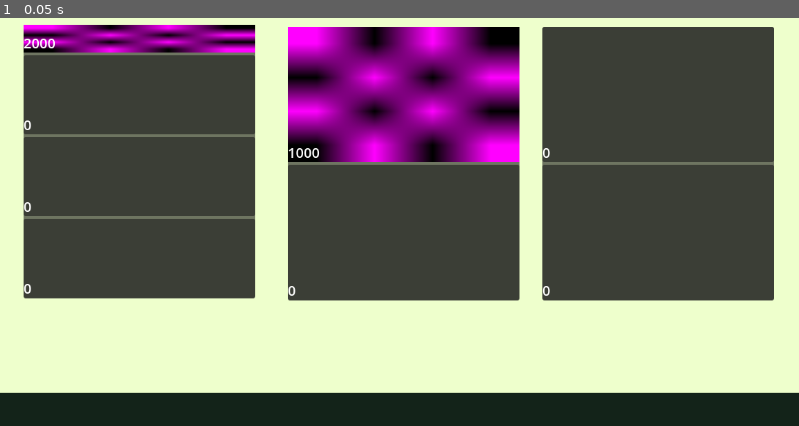
Above: before the commit, frame 1.
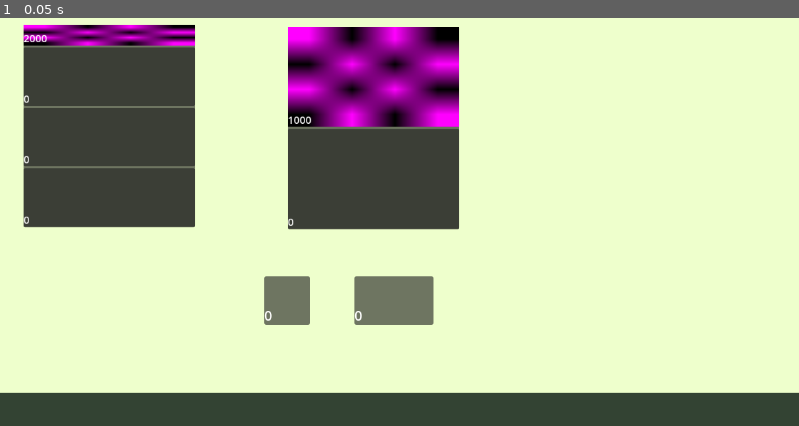
Above: after the commit, the same moment.

Repository: Yuoneeh/gerencia_de_memoria_projeto
Game: Godot game, scene res://scenes/game/main/main.tscn
Same seed, same stepped clock (60 frames per second), same inputs: the game is played once before the commit and once after it.
Inputs:
- Up to frame 1 (0.05 s): no input

The runs differ from the first frame. In frame 1, 55% of the frame differs, in the area x 0-100%, y 1-100%.

Commit message:
many things

Diff:
--- a/godot/projeto_gerencia_de_memoria_godot/project.godot
+++ b/godot/projeto_gerencia_de_memoria_godot/project.godot
@@ -12,5 +12,5 @@
 
 config/name="projeto_gerencia_de_memoria_godot"
 run/main_scene="uid://btbgvef6paept"
-config/features=PackedStringArray("4.4", "Forward Plus")
+config/features=PackedStringArray("4.5", "Forward Plus")
 config/icon="res://icon.svg"
--- a/godot/projeto_gerencia_de_memoria_godot/scenes/game/main/main.tscn
+++ b/godot/projeto_gerencia_de_memoria_godot/scenes/game/main/main.tscn
@@ -1,8 +1,10 @@
-[gd_scene load_steps=5 format=3 uid="uid://btbgvef6paept"]
+[gd_scene load_steps=7 format=3 uid="uid://btbgvef6paept"]
 
 [ext_resource type="Script" uid="uid://c46rintv655n1" path="res://scenes/game/main/main.gd" id="1_e63ou"]
 [ext_resource type="PackedScene" uid="uid://dkxhuctstis4o" path="res://scenes/objects/background/background.tscn" id="2_jses0"]
 [ext_resource type="PackedScene" uid="uid://dhjsxbkm1eh6" path="res://scenes/objects/memory_slot/slot.tscn" id="3_f8ky3"]
+[ext_resource type="PackedScene" uid="uid://fe31404hyflb" path="res://scenes/objects/memory_slot/passive_slot/passive_slot.tscn" id="4_61abd"]
+[ext_resource type="Script" uid="uid://37rwxae1t3uo" path="res://scenes/objects/program_base/program_base.gd" id="4_irboa"]
 
 [sub_resource type="Texture2DRD" id="Texture2DRD_61abd"]
 
@@ -15,17 +17,23 @@
 offset_top = 600.0
 offset_right = 1152.0
 offset_bottom = 648.0
-color = Color(0.0745098, 0.137255, 0.0980392, 1)
+color = Color(0.07450981, 0.13725491, 0.09803922, 0.85490197)
 
-[node name="process_panel" type="Control" parent="."]
+[node name="Control" type="Control" parent="."]
 layout_mode = 3
+anchors_preset = 0
+offset_right = 40.0
+offset_bottom = 40.0
+
+[node name="process_panel" type="Control" parent="Control"]
 anchors_preset = 0
 offset_left = 34.0
 offset_top = 69.0
 offset_right = 368.0
 offset_bottom = 464.0
+scale = Vector2(0.74, 0.74)
 
-[node name="PanelContainer" type="PanelContainer" parent="process_panel"]
+[node name="PanelContainer" type="PanelContainer" parent="Control/process_panel"]
 layout_mode = 1
 anchors_preset = 15
 anchor_right = 1.0
@@ -33,44 +41,45 @@
 grow_horizontal = 2
 grow_vertical = 2
 
-[node name="VBoxContainer" type="VBoxContainer" parent="process_panel"]
+[node name="VBoxContainer" type="VBoxContainer" parent="Control/process_panel"]
 layout_mode = 0
 offset_right = 334.0
 offset_bottom = 394.0
 
-[node name="GridContainer" type="GridContainer" parent="process_panel/VBoxContainer"]
+[node name="GridContainer" type="GridContainer" parent="Control/process_panel/VBoxContainer"]
 layout_mode = 2
 size_flags_vertical = 3
 
-[node name="slot" parent="process_panel/VBoxContainer/GridContainer" instance=ExtResource("3_f8ky3")]
+[node name="slot" parent="Control/process_panel/VBoxContainer/GridContainer" instance=ExtResource("3_f8ky3")]
 layout_mode = 2
 size_flags_horizontal = 3
 
-[node name="TextureRect" parent="process_panel/VBoxContainer/GridContainer/slot" index="0"]
+[node name="TextureRect" parent="Control/process_panel/VBoxContainer/GridContainer/slot" index="0"]
 texture = SubResource("Texture2DRD_61abd")
+slot_type = 1
 SIZE = 2000
 
-[node name="slot2" parent="process_panel/VBoxContainer/GridContainer" instance=ExtResource("3_f8ky3")]
+[node name="slot2" parent="Control/process_panel/VBoxContainer/GridContainer" instance=ExtResource("3_f8ky3")]
 layout_mode = 2
 size_flags_vertical = 3
 
-[node name="slot3" parent="process_panel/VBoxContainer/GridContainer" instance=ExtResource("3_f8ky3")]
+[node name="slot3" parent="Control/process_panel/VBoxContainer/GridContainer" instance=ExtResource("3_f8ky3")]
 layout_mode = 2
 size_flags_vertical = 3
 
-[node name="slot4" parent="process_panel/VBoxContainer/GridContainer" instance=ExtResource("3_f8ky3")]
+[node name="slot4" parent="Control/process_panel/VBoxContainer/GridContainer" instance=ExtResource("3_f8ky3")]
 layout_mode = 2
 size_flags_vertical = 3
 
-[node name="process_program" type="Control" parent="."]
-layout_mode = 3
+[node name="process_program" type="Control" parent="Control"]
 anchors_preset = 0
 offset_left = 415.0
 offset_top = 72.0
 offset_right = 749.0
 offset_bottom = 467.0
+scale = Vector2(0.74, 0.74)
 
-[node name="PanelContainer" type="PanelContainer" parent="process_program"]
+[node name="PanelContainer" type="PanelContainer" parent="Control/process_program"]
 layout_mode = 1
 anchors_preset = 15
 anchor_right = 1.0
@@ -78,35 +87,62 @@
 grow_horizontal = 2
 grow_vertical = 2
 
-[node name="VBoxContainer" type="VBoxContainer" parent="process_program"]
+[node name="VBoxContainer" type="VBoxContainer" parent="Control/process_program"]
 layout_mode = 0
 offset_right = 334.0
 offset_bottom = 394.0
 
-[node name="GridContainer" type="GridContainer" parent="process_program/VBoxContainer"]
+[node name="GridContainer" type="GridContainer" parent="Control/process_program/VBoxContainer"]
 layout_mode = 2
 size_flags_vertical = 3
 
-[node name="slot" parent="process_program/VBoxContainer/GridContainer" instance=ExtResource("3_f8ky3")]
+[node name="slot" parent="Control/process_program/VBoxContainer/GridContainer" instance=ExtResource("3_f8ky3")]
 layout_mode = 2
 size_flags_horizontal = 3
 size_flags_vertical = 3
 
-[node name="TextureRect" parent="process_program/VBoxContainer/GridContainer/slot" index="0"]
+[node name="TextureRect" parent="Control/process_program/VBoxContainer/GridContainer/slot" index="0"]
 texture = SubResource("Texture2DRD_61abd")
+slot_type = 3
 SIZE = 1000
 
-[node name="slot2" parent="process_program/VBoxContainer/GridContainer" instance=ExtResource("3_f8ky3")]
+[node name="slot2" parent="Control/process_program/VBoxContainer/GridContainer" instance=ExtResource("3_f8ky3")]
 layout_mode = 2
 size_flags_vertical = 3
 
+[node name="program_base" type="Control" parent="Control"]
+anchors_preset = 0
+offset_left = 329.0
+offset_top = 69.0
+offset_right = 369.0
+offset_bottom = 109.0
+script = ExtResource("4_irboa")
+
+[node name="PassiveSlot" parent="Control/program_base" instance=ExtResource("4_61abd")]
+layout_mode = 0
+offset_left = 52.0
+offset_top = 363.0
+offset_right = 118.0
+offset_bottom = 433.0
+slot_type = 1
+
+[node name="PassiveSlot2" parent="Control/program_base" instance=ExtResource("4_61abd")]
+layout_mode = 0
+offset_left = 182.0
+offset_top = 363.0
+offset_right = 296.0
+offset_bottom = 433.0
+slot_type = 3
+
 [node name="process_program2" type="Control" parent="."]
+visible = false
 layout_mode = 3
 anchors_preset = 0
 offset_left = 782.0
 offset_top = 72.0
 offset_right = 1116.0
 offset_bottom = 467.0
+scale = Vector2(0.74, 0.74)
 
 [node name="PanelContainer" type="PanelContainer" parent="process_program2"]
 layout_mode = 1
@@ -134,6 +170,11 @@
 layout_mode = 2
 size_flags_vertical = 3
 
-[editable path="process_panel/VBoxContainer/GridContainer/slot"]
-[editable path="process_program/VBoxContainer/GridContainer/slot"]
+[node name="Sum_of_ram" type="Label" parent="."]
+unique_name_in_owner = true
+offset_right = 40.0
+offset_bottom = 23.0
+
+[editable path="Control/process_panel/VBoxContainer/GridContainer/slot"]
+[editable path="Control/process_program/VBoxContainer/GridContainer/slot"]
 [editable path="process_program2/VBoxContainer/GridContainer/slot"]
--- a/godot/projeto_gerencia_de_memoria_godot/scenes/objects/memory_slot/dados.gd
+++ b/godot/projeto_gerencia_de_memoria_godot/scenes/objects/memory_slot/data.gd
@@ -2,14 +2,18 @@
 
 @export var slot_type: int = 0
 
-@export var SIZE  = 0:
+@export var SIZE = 0:
 	set(value):
 		SIZE = value
 		%debug.text = str(SIZE)
 
+		if get_parent() is PassiveSlot:
+			get_parent().get_parent().calculate()
+
+
 @onready var property: Dictionary = {"TEXTURE": texture,
-									"SIZE": SIZE,
-									"SLOT_TYPE": slot_type}:
+									 "SIZE": SIZE,
+									 "SLOT_TYPE": slot_type}:
 	set(value):
 		property = value
 
--- /dev/null
+++ b/godot/projeto_gerencia_de_memoria_godot/scenes/objects/memory_slot/passive_slot/passive_slot.gd
@@ -0,0 +1,5 @@
+extends Slot
+class_name PassiveSlot
+
+func _can_drop_data(_pos, data):
+	return data is TextureRect and data.slot_type == slot_type
--- /dev/null
+++ b/godot/projeto_gerencia_de_memoria_godot/scenes/objects/memory_slot/passive_slot/passive_slot.tscn
@@ -0,0 +1,8 @@
+[gd_scene load_steps=3 format=3 uid="uid://fe31404hyflb"]
+
+[ext_resource type="PackedScene" uid="uid://dhjsxbkm1eh6" path="res://scenes/objects/memory_slot/slot.tscn" id="1_51w6w"]
+[ext_resource type="Script" uid="uid://b6dkkvnffstv1" path="res://scenes/objects/memory_slot/passive_slot/passive_slot.gd" id="2_2tsn6"]
+
+[node name="PassiveSlot" instance=ExtResource("1_51w6w")]
+offset_right = 114.0
+script = ExtResource("2_2tsn6")
--- a/godot/projeto_gerencia_de_memoria_godot/scenes/objects/memory_slot/slot.gd
+++ b/godot/projeto_gerencia_de_memoria_godot/scenes/objects/memory_slot/slot.gd
@@ -1,21 +1,22 @@
 extends PanelContainer
+class_name Slot
 
 @onready var texture_rect = $TextureRect
 
-@export_enum("NONE:0", "SMALL:1","MEDIUM:2","BIG:3","MASSIVE:4")
-var slot_type : int
+@export_enum("NONE:0","SMALL:1","MEDIUM:2","LARGE:3", "GIGANTIC:4") var slot_type : int
 
+var filled : bool = false
 
-func _get_drag_data(at_position: Vector2) -> Variant:
+func _get_drag_data(at_position):
 
 	set_drag_preview(get_preview())
 
 	return texture_rect
 
-func _can_drop_data(at_position: Vector2, data: Variant) -> bool:
+func _can_drop_data(_pos, data):
 	return data is TextureRect
 
-func _drop_data(at_position: Vector2, data: Variant) -> void:
+func _drop_data(_pos, data):
 	var temp = texture_rect.property
 	texture_rect.property = data.property
 	data.property = temp
@@ -31,3 +32,6 @@
 	preview.add_child(preview_texture)
 
 	return preview
+
+func get_SIZE():
+	return texture_rect.SIZE
--- a/godot/projeto_gerencia_de_memoria_godot/scenes/objects/memory_slot/slot.tscn
+++ b/godot/projeto_gerencia_de_memoria_godot/scenes/objects/memory_slot/slot.tscn
@@ -1,7 +1,7 @@
 [gd_scene load_steps=3 format=3 uid="uid://dhjsxbkm1eh6"]
 
 [ext_resource type="Script" uid="uid://dnswfld6oqgx5" path="res://scenes/objects/memory_slot/slot.gd" id="1_e2gq4"]
-[ext_resource type="Script" uid="uid://uoqgxeygoso" path="res://scenes/objects/memory_slot/dados.gd" id="2_itr0x"]
+[ext_resource type="Script" uid="uid://uoqgxeygoso" path="res://scenes/objects/memory_slot/data.gd" id="2_itr0x"]
 
 [node name="slot" type="PanelContainer"]
 offset_right = 300.0
--- /dev/null
+++ b/godot/projeto_gerencia_de_memoria_godot/scenes/objects/program_base/program_base.gd
@@ -0,0 +1,11 @@
+extends Control
+
+@onready var Size = %Sum_of_ram
+
+func calculate():
+	var sum = 0
+
+	for i in get_children():
+		sum += i.get_SIZE()
+
+	Size.text = str(sum)
Not shown, changed: godot/projeto_gerencia_de_memoria_godot/icon.svg.import
Renamed: godot/projeto_gerencia_de_memoria_godot/scenes/objects/memory_slot/dados.gd.uid -> godot/projeto_gerencia_de_memoria_godot/scenes/objects/memory_slot/data.gd.uid
Not shown, added: godot/projeto_gerencia_de_memoria_godot/scenes/objects/memory_slot/passive_slot/passive_slot.gd.uid
Not shown, added: godot/projeto_gerencia_de_memoria_godot/scenes/objects/program_base/program_base.gd.uid
